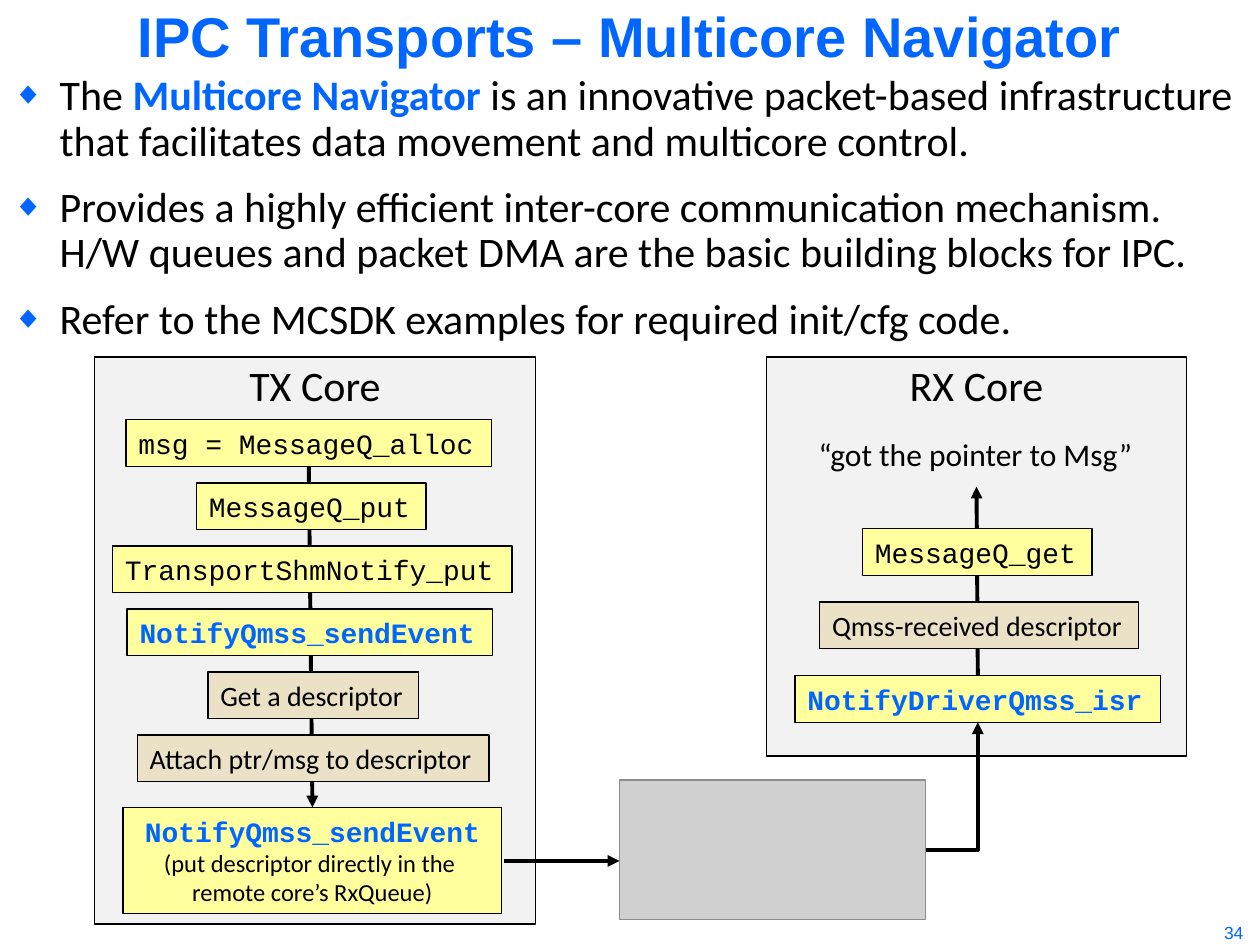
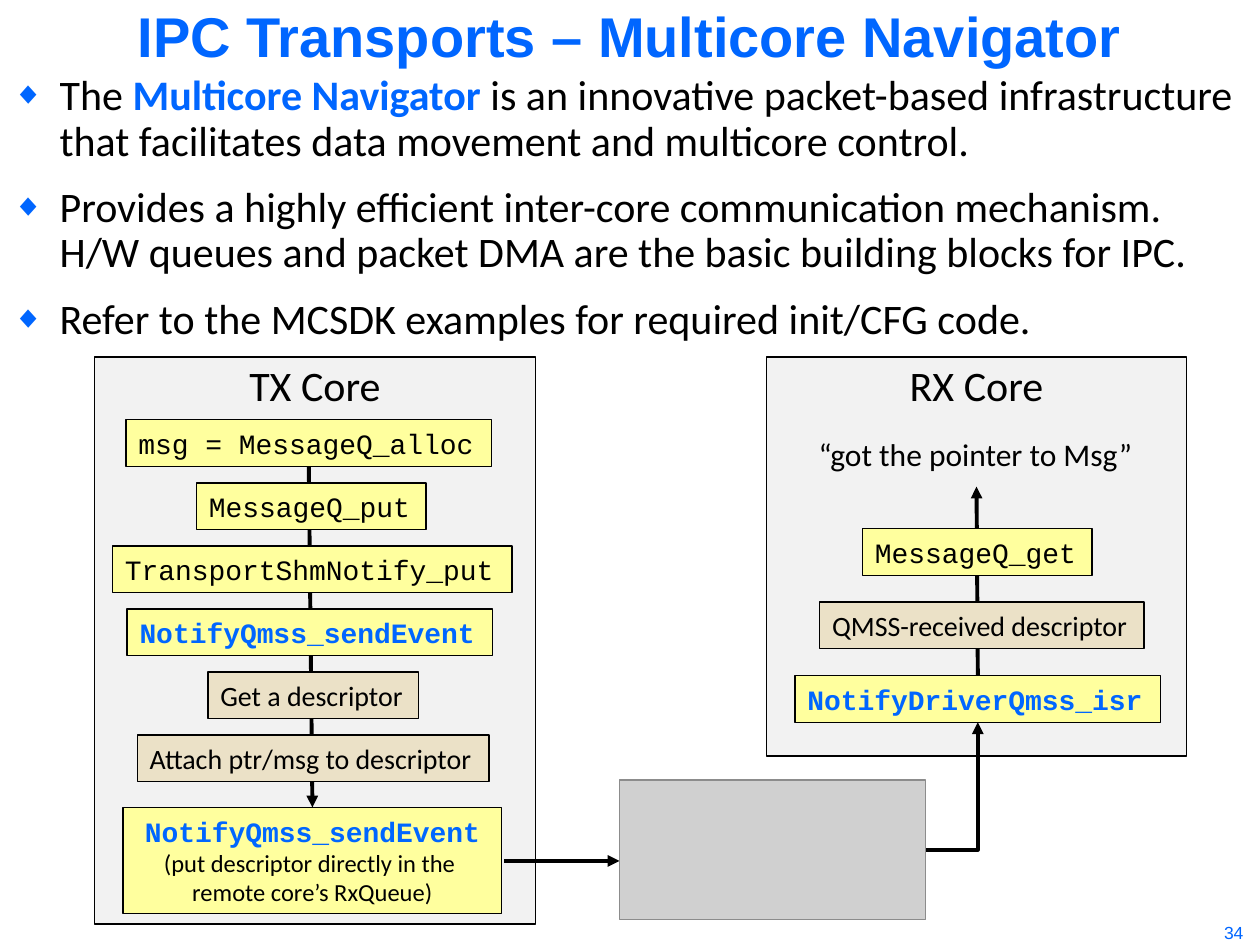
Before and after one commit to hari1989/keystone-workshop, a slide deck: slide 34 of preliminary/KeyStone Intro to IPC.pptx. Drawn at 1260x945 pixels with LibreOffice and Linux fonts; fonts in the diff are those of the drawing; grey boxes stand for pictures. Boxes give left, top, right and bottom in pixels: in the first picture for what was removed or moved away, otherwise in the second. Text is boxed around its words. In the diff, an @@ line names an element or a change of style, - is before the commit and + after.

```diff
--- a/preliminary/KeyStone Intro to IPC.pptx
+++ b/preliminary/KeyStone Intro to IPC.pptx
@@ text at [60, 304, 1030, 341]: text changed @@
-◆ Refer to the MCSDK examples for required init/cfg code.
+◆ Refer to the MCSDK examples for required init/CFG code.
@@ rectangle "QMSS-received descriptor": place and size @@
-rectangle "QMSS-received descriptor" at [820, 602, 1139, 649]
+rectangle "QMSS-received descriptor" at [820, 602, 1144, 649]
@@ text in rectangle at [832, 616, 1126, 641]: text changed @@
-Qmss-received descriptor
+QMSS-received descriptor
```
Also in this commit, not shown: 17 other slides changed.
